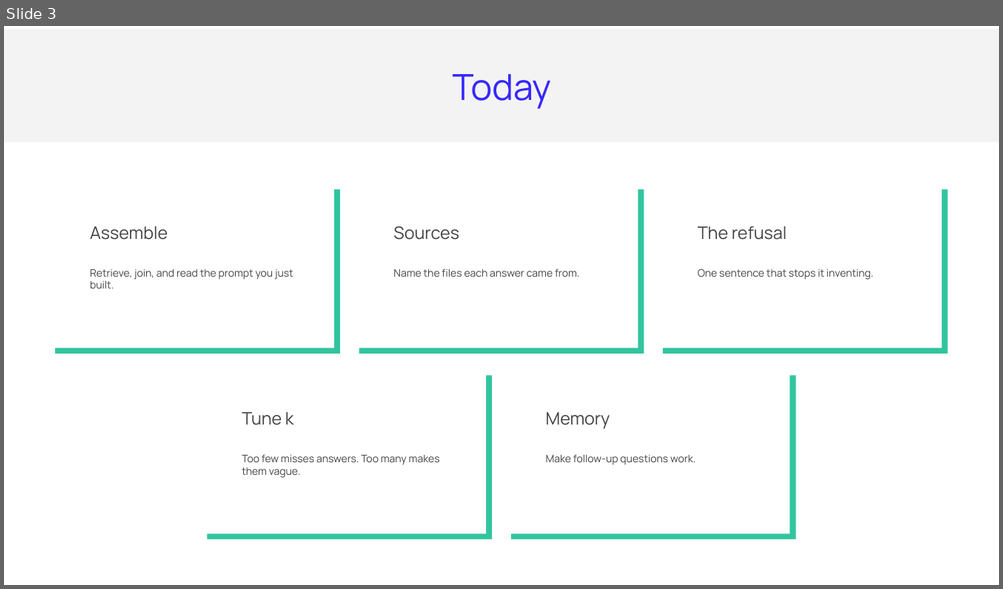
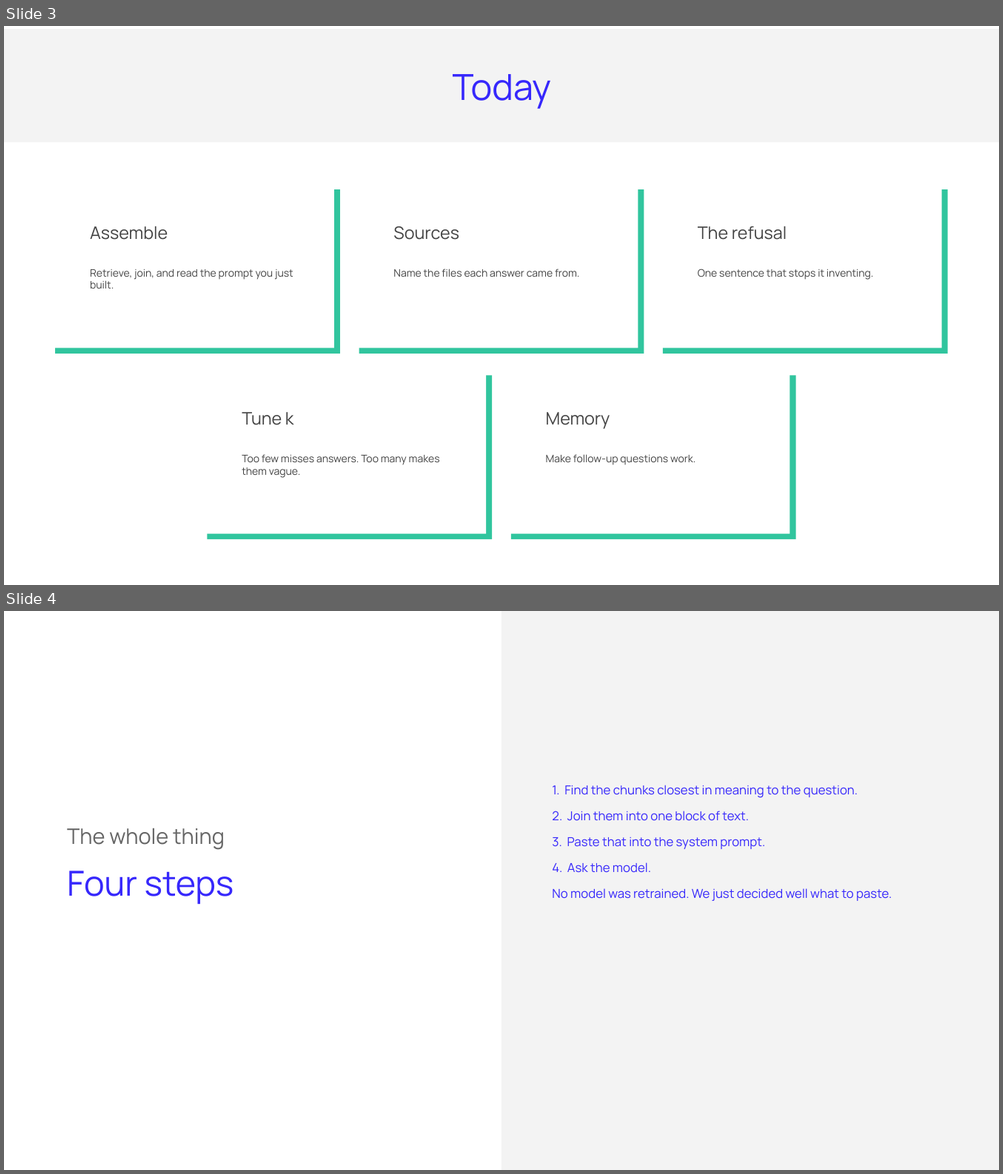
Before and after one commit to ArtyoMKo/tumo_month_workshop, a slide deck: slides/Lesson 5 - Building the RAG Assistant.pptx. Shown one above the other, each under a label of ours: slide 3 before the commit, slides 3 and 4 after it. The pictures are 1003x589 and 1003x1174 pixels, drawn with LibreOffice and Linux fonts; fonts in the diff are those of the drawing. Boxes give left, top, right and bottom in pixels: in the first picture for what was removed or moved away, otherwise in the second. Text is boxed around its words. In the diff, an @@ line names an element or a change of style, - is before the commit and + after.

```diff
--- a/slides/Lesson 5 - Building the RAG Assistant.pptx
+++ b/slides/Lesson 5 - Building the RAG Assistant.pptx
@@ slide 4 added at (x1=4, y1=611, x2=999, y2=1170), background #FFFFFF @@
@@ rectangle added at (x1=501, y1=611, x2=999, y2=1170), fill #F3F3F3 @@
@@ text added at (x1=552, y1=785, x2=891, y2=901), 18 pt, text #3627FC @@
+1. Find the chunks closest in meaning to the question.
+2. Join them into one block of text.
+3. Paste that into the system prompt.
+4. Ask the model.
+No model was retrained. We just decided well what to paste.
@@ text added at (x1=67, y1=828, x2=225, y2=850), 31 pt, text #666666 @@
+The whole thing
@@ text added at (x1=67, y1=871, x2=234, y2=905), 50 pt, text #3627FC @@
+Four steps
```
Also in this commit, not shown: 4 other slides added, 1 slide removed, 9 other files.
